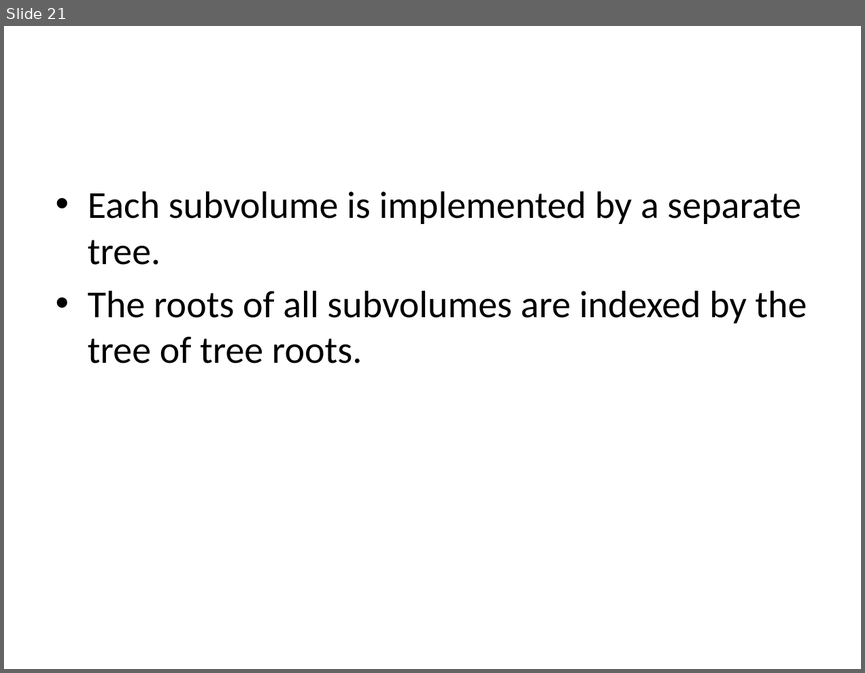
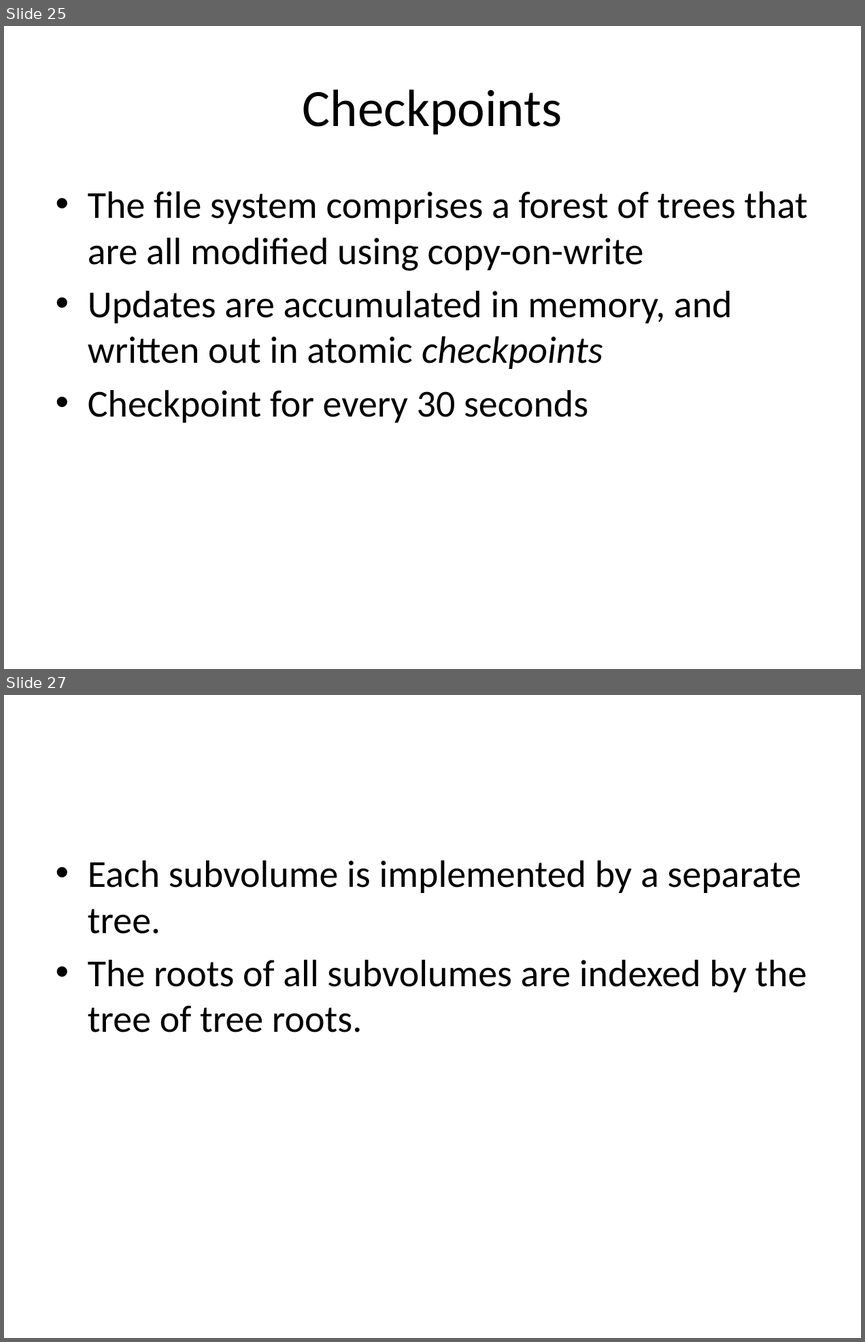
Before and after one commit to liujinmarshall/btrfs-doc, a slide deck: Bacik.pptx. Shown one above the other, each under a label of ours: slide 21 before the commit, slides 25 and 27 after it; the slides between them are not shown. The pictures are 865x673 and 865x1342 pixels, drawn with LibreOffice and Linux fonts; fonts in the diff are those of the drawing. Boxes give left, top, right and bottom in pixels: in the first picture for what was removed or moved away, otherwise in the second. Text is boxed around its words. In the diff, an @@ line names an element or a change of style, - is before the commit and + after.

```diff
--- a/Bacik.pptx
+++ b/Bacik.pptx
@@ slide 25 added at <box>4,26,861,669</box>, background #FFFFFF @@
@@ title added at <box>303,89,562,135</box>, 44 pt, text #000000 @@
+Checkpoints
@@ text added at <box>88,191,807,422</box>, 32 pt, text #000000 @@
+• The file system comprises a forest of trees that are all modified using copy-on-write
+• Updates are accumulated in memory, and written out in atomic checkpoints
+• Checkpoint for every 30 seconds
@@ what was slide 21 is now slide 27 @@
```
Also in this commit, not shown: 1 slide changed, 8 other slides added.
